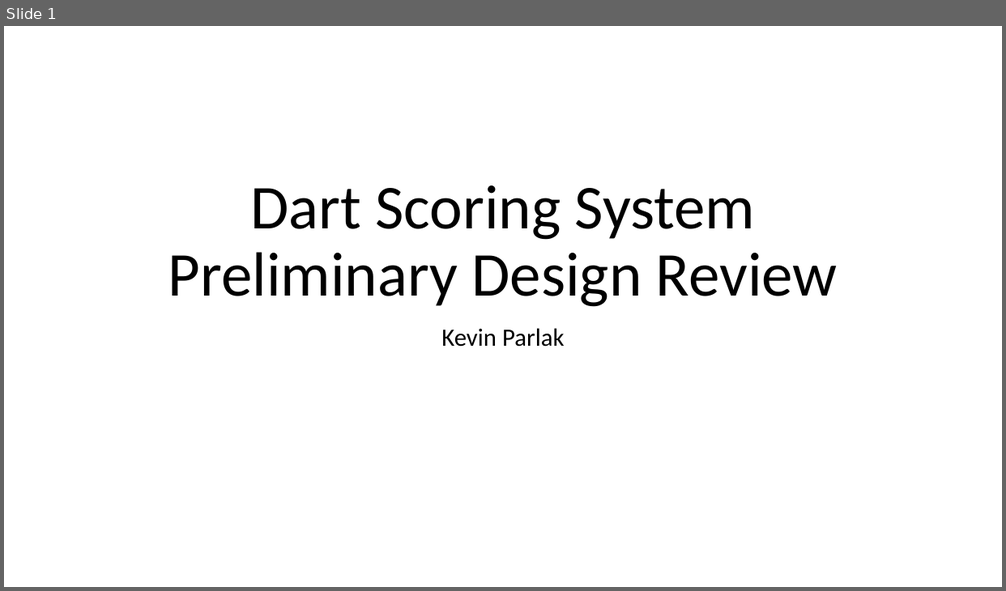
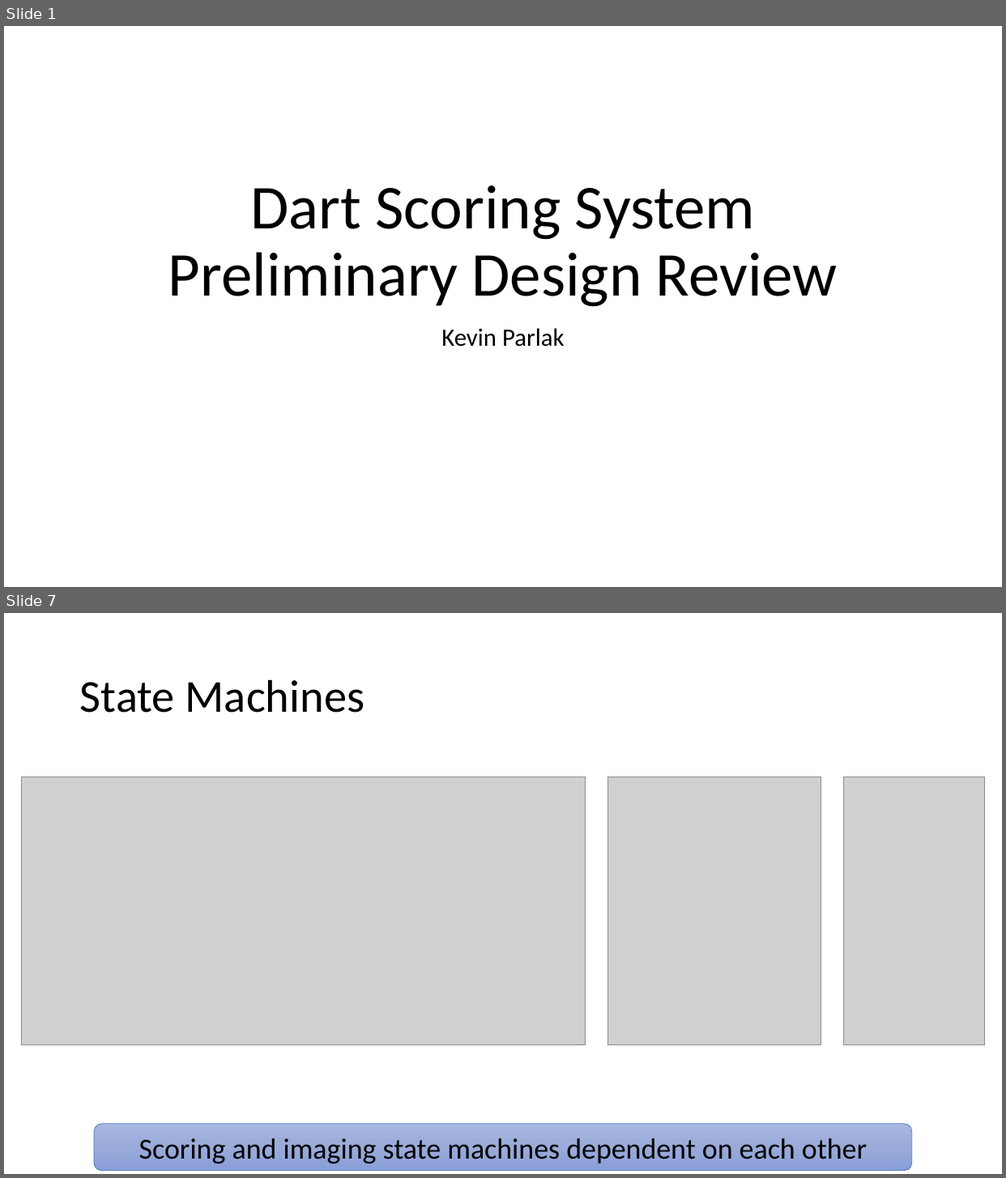
Before and after one commit to kparlak/dart-scoring-system, a slide deck: documentation/Dart_Scoring_System_PDR.pptx. Shown one above the other, each under a label of ours: slide 1 before the commit, slides 1 and 7 after it; the slides between them are not shown. The pictures are 1006x591 and 1006x1178 pixels, drawn with LibreOffice and Linux fonts; fonts in the diff are those of the drawing; grey boxes stand for pictures. Boxes give left, top, right and bottom in pixels: in the first picture for what was removed or moved away, otherwise in the second. Text is boxed around its words. In the diff, an @@ line names an element or a change of style, - is before the commit and + after.

```diff
--- a/documentation/Dart_Scoring_System_PDR.pptx
+++ b/documentation/Dart_Scoring_System_PDR.pptx
@@ slide 7 added at (4,613,1002,1174), background #FFFFFF @@
@@ title added at (80,679,364,713), 44 pt, text #000000 @@
+State Machines
@@ picture added at (21,777,586,1046) @@
@@ picture added at (608,777,821,1045) @@
@@ picture added at (844,777,985,1045) @@
@@ rounded rectangle added at (94,1124,912,1171), fill gradient #A8B7DF to #9AABD9 to #889ED7, outline #4472C4 0.5 pt, 28 pt, text #000000 @@
+Scoring and imaging state machines dependent on each other
```
Also in this commit, not shown: 3 slides changed, 4 other slides added, 5 other files.
